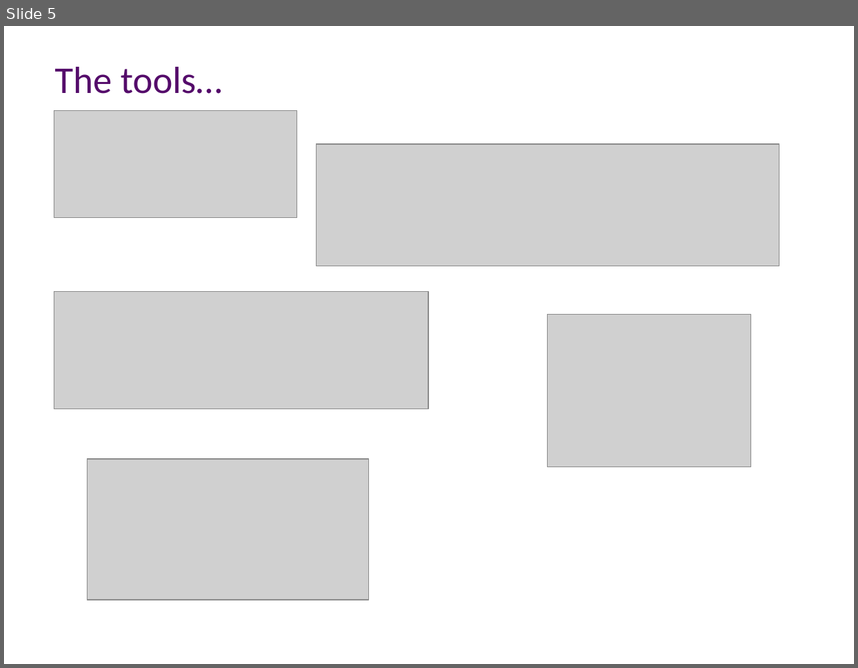
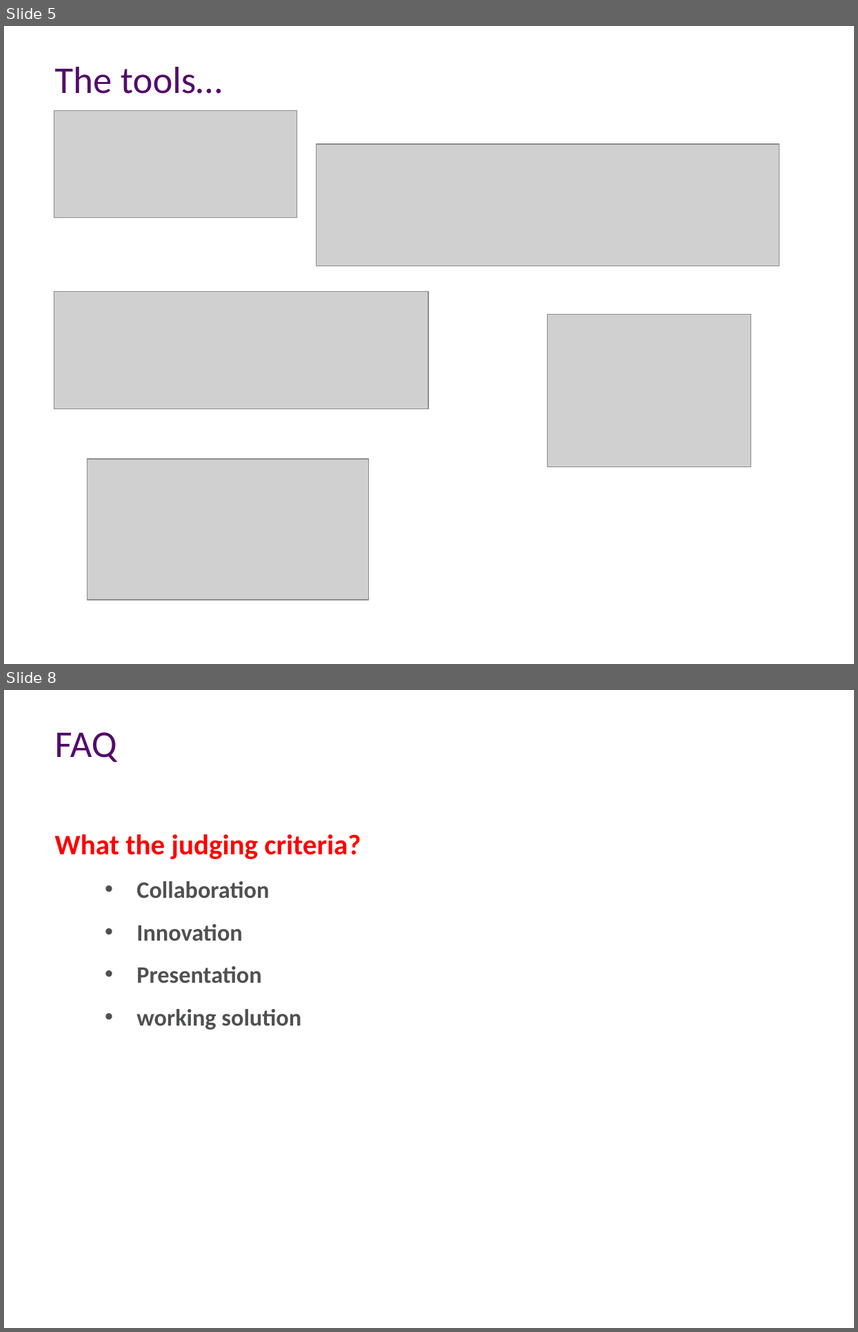
Before and after one commit to ptpavankumar/Competition, a slide deck: AD Coding Competition.pptx. Shown one above the other, each under a label of ours: slide 5 before the commit, slides 5 and 8 after it; the slides between them are not shown. The pictures are 858x668 and 858x1332 pixels, drawn with LibreOffice and Linux fonts; fonts in the diff are those of the drawing; grey boxes stand for pictures; background and template pictures are left out. Boxes give left, top, right and bottom in pixels: in the first picture for what was removed or moved away, otherwise in the second. Text is boxed around its words. In the diff, an @@ line names an element or a change of style, - is before the commit and + after.

```diff
--- a/AD Coding Competition.pptx
+++ b/AD Coding Competition.pptx
@@ slide 8 added at [4,690,854,1328], background #FFFFFF @@
@@ title added at [55,732,117,762], 32 pt, text #540B6A @@
+FAQ
@@ text added at [55,834,361,1029], 20 pt, text #4F5150, bold @@
+What the judging criteria?
+    • Collaboration
+    • Innovation
+    • Presentation
+    • working solution
```
Also in this commit, not shown: 3 other slides added, 1 other file.
